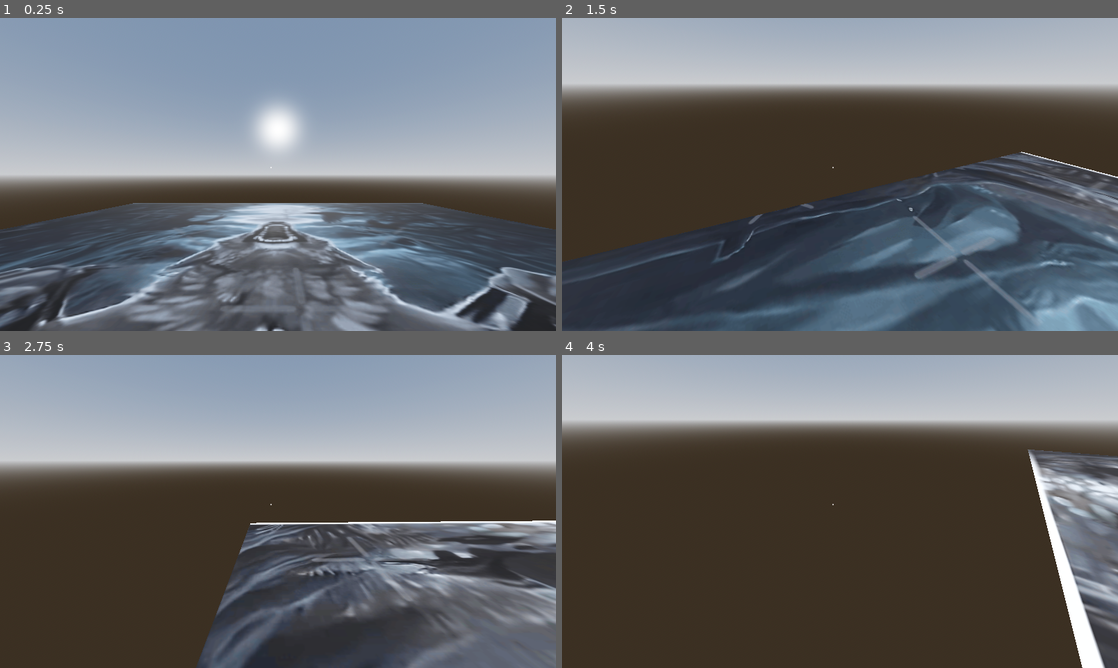
Above: before the commit, frames 1-4 (two rows, left to right).
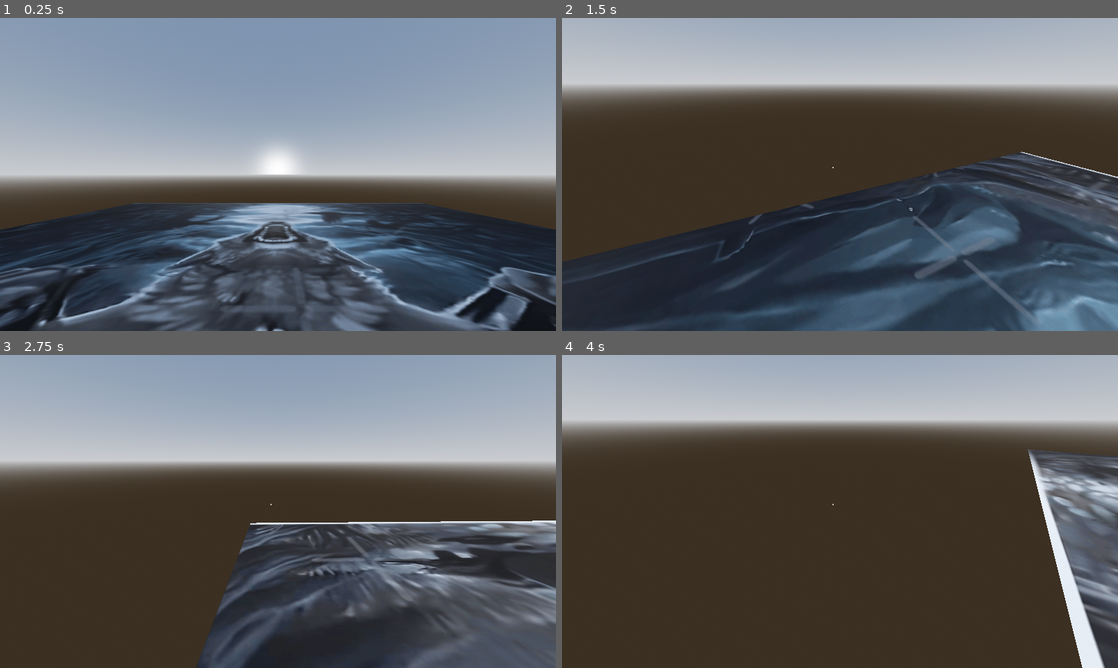
Above: after the commit, the same moments.

Repository: Octoan1/Respawn-Game-Jam-2025
Game: Godot game, scene res://scenes/main.tscn
Same seed, same stepped clock (60 frames per second), same inputs: the game is played once before the commit and once after it.
Inputs (mouse positions are in pixels of both pictures, inside the frame that each line leads up to):
- Up to frame 1 (0.25 s): no input
- Up to frame 2 (1.5 s): move the mouse to (962, 158) at 0.52 s; hold D (move_right) 0.53-1.28 s; click (962, 158) at 0.67 s; tap Space (jump) at 0.77 s; move the mouse to (812, 174) at 1.27 s; hold W (move_forward) from 1.28 s (still down)
- Up to frame 3 (2.75 s): keep holding W (move_forward); tap Space (jump) at 1.52 s; move the mouse to (289, 505) at 2.02 s
- Up to frame 4 (4 s): keep holding W (move_forward); move the mouse to (834, 517) at 2.77 s; tap Space (jump) at 3.02, 3.77 s; move the mouse to (878, 514) at 3.52 s

The runs differ from the first frame. In frame 1, 38% of the frame differs, in the area x 0-100%, y 26-100%; in frame 2, 0.9%; in frame 3, 2.2%; in frame 4, 2.4%.

Commit message:
GlobalTime Added
There is a test box, but that can be deleted.

Diff:
--- a/project.godot
+++ b/project.godot
@@ -14,6 +14,10 @@
 run/main_scene="uid://b8k07vwbcoo4v"
 config/features=PackedStringArray("4.5", "Forward Plus")
 config/icon="uid://cfalcb7urqyyx"
+
+[autoload]
+
+GlobalTime="*res://scripts/GlobalTime.gd"
 
 [display]
 
--- /dev/null
+++ b/scenes/box_test.gd
@@ -0,0 +1,17 @@
+extends MeshInstance3D
+
+var day_color : Color = Color(0.8, 0.8, 1.0)   # Light blue
+var night_color : Color = Color(0.1, 0.1, 0.3) # Dark blue
+
+func _ready() -> void:
+	# Ensure the box has a material
+	if material_override == null:
+		material_override = StandardMaterial3D.new()
+
+func _process(delta: float) -> void:
+	var t = GlobalTime.time_of_day
+	# Simple mapping: 6-18 = day, else night
+	if t >= 6.0 and t < 18.0:
+		material_override.albedo_color = day_color
+	else:
+		material_override.albedo_color = night_color
--- a/scenes/main.tscn
+++ b/scenes/main.tscn
@@ -1,9 +1,10 @@
-[gd_scene load_steps=13 format=3 uid="uid://b8k07vwbcoo4v"]
+[gd_scene load_steps=16 format=3 uid="uid://b8k07vwbcoo4v"]
 
 [ext_resource type="Texture2D" uid="uid://qd3hwn6pphqa" path="res://assets/real icon.png" id="1_jyhfs"]
 [ext_resource type="PackedScene" uid="uid://blehgd713ihr" path="res://scenes/player/player.tscn" id="1_o5qli"]
-[ext_resource type="Script" uid="uid://rp88fv7e3vcy" path="res://scripts/directional_light_3d.gd" id="2_0wfyh"]
+[ext_resource type="Script" uid="uid://rp88fv7e3vcy" path="res://scripts/sun.gd" id="1_tbgi4"]
 [ext_resource type="ArrayMesh" uid="uid://ys7fals88ttl" path="res://assets/models/Obelisk.obj" id="2_sugp2"]
+[ext_resource type="Script" uid="uid://bfqiit3i4il1q" path="res://scenes/box_test.gd" id="5_tbgi4"]
 
 [sub_resource type="ProceduralSkyMaterial" id="ProceduralSkyMaterial_o5qli"]
 sky_horizon_color = Color(0.66224277, 0.6717428, 0.6867428, 1)
@@ -33,12 +34,17 @@
 metallic = 1.0
 metallic_specular = 0.4
 
+[sub_resource type="BoxMesh" id="BoxMesh_jyhfs"]
+
+[sub_resource type="StandardMaterial3D" id="StandardMaterial3D_tefeu"]
+albedo_color = Color(0.003921569, 1, 1, 1)
+
 [node name="Main" type="Node3D"]
 
 [node name="Sun" type="DirectionalLight3D" parent="."]
 transform = Transform3D(1, 0, 0, 0, -0.9774491, 0.21117117, 0, -0.21117117, -0.9774491, 0.68523884, 2.824976, -10.557611)
-script = ExtResource("2_0wfyh")
-sun_speed = 10
+script = ExtResource("1_tbgi4")
+sun_angle_offset = 90.0
 
 [node name="WorldEnvironment" type="WorldEnvironment" parent="."]
 environment = SubResource("Environment_sugp2")
@@ -69,3 +75,9 @@
 
 [node name="Player" parent="." instance=ExtResource("1_o5qli")]
 transform = Transform3D(1, 0, 0, 0, 1, 0, 0, 0, 1, 0, 0.9821639, 0)
+
+[node name="BoxTest" type="MeshInstance3D" parent="."]
+transform = Transform3D(1, 0, 0, 0, 1, 0, 0, 0, 1, 3.30316, 0.5258244, -0.48880672)
+mesh = SubResource("BoxMesh_jyhfs")
+surface_material_override/0 = SubResource("StandardMaterial3D_tefeu")
+script = ExtResource("5_tbgi4")
--- /dev/null
+++ b/scenes/player.tscn
@@ -0,0 +1,23 @@
+[gd_scene load_steps=4 format=3 uid="uid://darvcxa2vest2"]
+
+[ext_resource type="Script" path="res://scenes/player.gd" id="1_3vyb7"]
+
+[sub_resource type="CapsuleShape3D" id="CapsuleShape3D_u8vuu"]
+
+[sub_resource type="CapsuleMesh" id="CapsuleMesh_3vyb7"]
+
+[node name="Player" type="CharacterBody3D"]
+script = ExtResource("1_3vyb7")
+
+[node name="CollisionShape3D" type="CollisionShape3D" parent="."]
+shape = SubResource("CapsuleShape3D_u8vuu")
+
+[node name="MeshInstance3D" type="MeshInstance3D" parent="."]
+cast_shadow = 0
+gi_mode = 0
+mesh = SubResource("CapsuleMesh_3vyb7")
+
+[node name="Neck" type="Node3D" parent="."]
+transform = Transform3D(1, 0, 0, 0, 1, 0, 0, 0, 1, 0, 0.5, 0)
+
+[node name="Camera3D" type="Camera3D" parent="Neck"]
--- /dev/null
+++ b/scripts/GlobalTime.gd
@@ -0,0 +1,10 @@
+extends Node
+
+# 0.0 -> 24.0 (hours)
+var time_of_day : float = 6.0  # Start at 6 AM
+var day_length : float = 60.0  # Seconds for a full day
+
+func _process(delta: float) -> void:
+	# Increase time based on day length
+	time_of_day += (24.0 / day_length) * delta
+	time_of_day = fmod(time_of_day, 24.0)  # Wrap around 24 hours
--- a/scripts/directional_light_3d.gd
+++ /dev/null
@@ -1,11 +0,0 @@
-extends DirectionalLight3D
-
-# How fast the sun moves (degrees per second)
-@export var sun_speed: int
-
-func _process(delta):
-	# Rotate the sun around the X axis
-	rotation_degrees.x += sun_speed * delta
-
-	# Keep rotation in 0-360 degrees
-	rotation_degrees.x = fmod(rotation_degrees.x, 360)
--- /dev/null
+++ b/scripts/sun.gd
@@ -0,0 +1,20 @@
+extends DirectionalLight3D
+
+# How fast the sun moves (degrees per second)
+#@export var sun_speed: int
+
+#func _process(delta):
+	# Rotate the sun around the X axis
+	#rotation_degrees.x += sun_speed * delta
+
+	# Keep rotation in 0-360 degrees
+	#rotation_degrees.x = fmod(rotation_degrees.x, 360)
+
+# Maximum sun rotation (0° = sunrise, 180° = sunset)
+@export var sun_angle_offset : float  # Adjust so sun starts below horizon
+
+func _process(delta: float) -> void:
+	# Map time_of_day (0-24) to rotation
+	# 6 AM -> 0°, 18 PM -> 180°, 0-6 & 18-24 below horizon
+	var t = GlobalTime.time_of_day
+	rotation_degrees.x = ((t / 24.0) * 360.0) + sun_angle_offset
Not shown, added: scenes/box_test.gd.uid
Not shown, added: scripts/GlobalTime.gd.uid
Renamed: scripts/directional_light_3d.gd.uid -> scripts/sun.gd.uid
